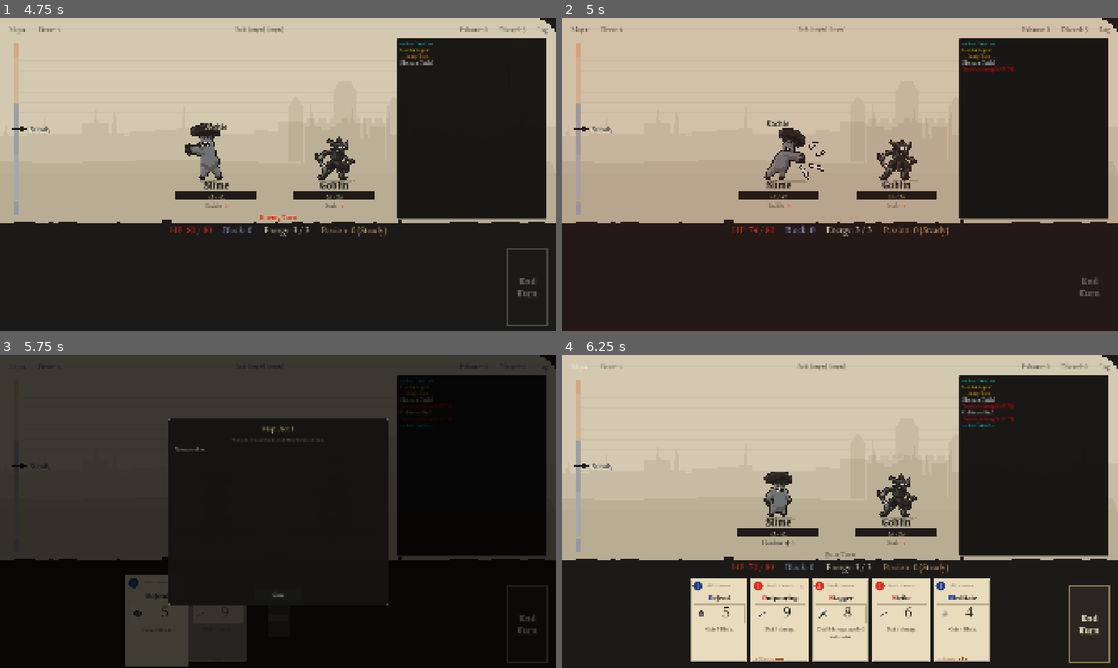
Above: before the commit, frames 1-4 (two rows, left to right).
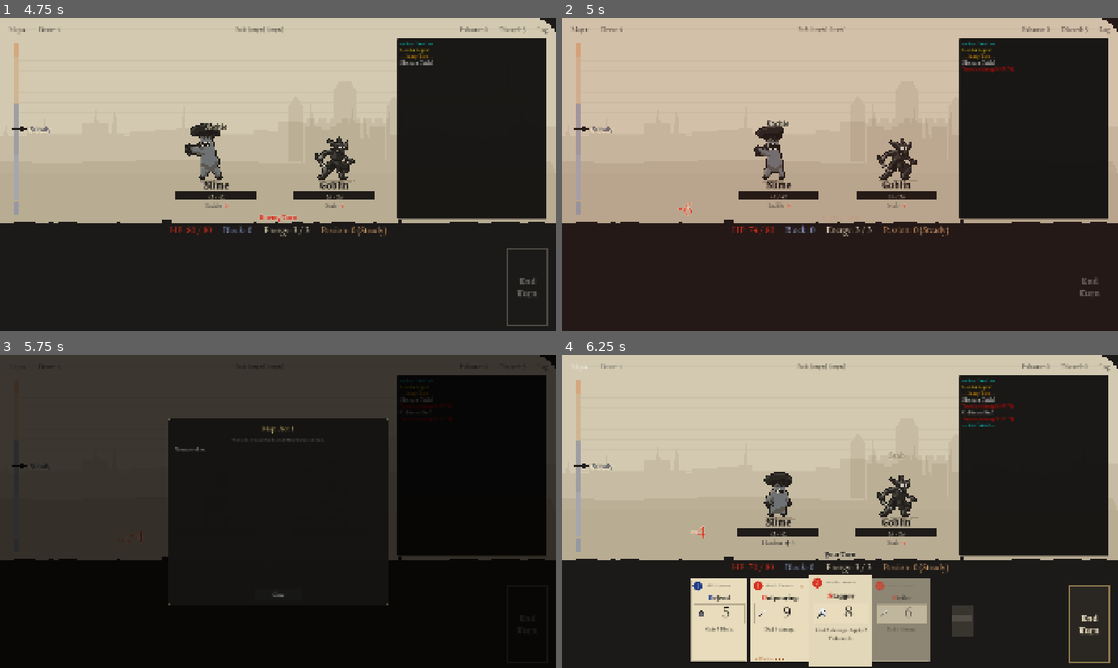
Above: after the commit, the same moments.

Repository: Maliik-B/Mythworn
Game: Godot game, scene res://scenes/combat/combat_scene.tscn
Two runs of this game, one before a commit and one after it. Both use one fixed random seed, a clock stepped at 60 frames per second and the inputs below. This scene is started directly instead of the project's main scene. Sound files missing from this copy of the repository are replaced by a short silence.
Inputs:
- Up to frame 1 (4.75 s): click "Map ▸" at 0.5 s; click "Draw: 4" at 1.25 s; click "Exhaust: 0" at 2 s; click "Discard: 0" at 2.75 s; click "Log" at 3.5 s; click "End Turn" at 4.25 s
- Up to frame 2 (5 s): no input
- Up to frame 3 (5.75 s): click "Map ▸" at 5 s
- Up to frame 4 (6.25 s): click "Draw: 4" at 5.75 s

Frame 1 is identical in both runs. In frame 2, 1.3% of the frame differs, in the area x 20-65%, y 34-63%; in frame 3, 4.9%; in frame 4, 7.2%, in the area x 23-77%, y 30-100%.

Commit message:
Give a landed hit weight, after it lands
Enemies went through damage too quickly to feel. A flinch was 3 or 4 frames at 12 or 13 fps, about 0.3 seconds with nothing around it, the number began to fade at 0.3 seconds, and a felled body shrank away in 0.5 while its strip was still playing. A hit now has a shape, and all of it comes after the effect, which still lands inside the click: the stage's bodies hold their frames for 80 to 120 ms by the size of the hit, the struck body blinks and is knocked back 2 to 5 sprite pixels, then comes back over 0.32 seconds as the flinch plays at 8 fps and holds its last frame a beat. In one timed Strike the body is back in idle at 633 ms, where it was at about 230. The number pops, stays solid for 0.7 seconds, and the hits of a multi-hit card come up one after another rather than in a pile. A felled body plays out its fall and only then fades, its words leaving at once because its bar no longer tells the truth.

None of it holds input. A second card clicked 33 ms after a hit lands in its own call, and the input races from the pacing commit still pass. The stop only holds animators, so it cannot move a turn, and all of this is in the scene, which the harnesses never load.

One value from the pacing cuts was the cause and is restored: the settle after an enemy's blow goes back from 0.25 to 0.45 seconds, and no other cut moves. End Turn to control goes from 847 to 1,045 ms with one enemy and from 1,346 to 1,746 with two. A blow on you also holds the stage and puts its number up off the player bar, where before only the HP readout changed. The blink is a shader uniform because modulate above 1 does nothing on a near-black sprite, and the boss break's blink now uses it as well.

Diff:
--- a/assets/ui/stage_body.gdshader
+++ b/assets/ui/stage_body.gdshader
@@ -6,6 +6,8 @@
 
 uniform float drain : hint_range(0.0, 1.0) = 0.0;
 uniform bool baked = false;
+// Toward white, for the blink of a landed hit. Modulate cannot do this on a near-black sprite.
+uniform float flash : hint_range(0.0, 1.0) = 0.0;
 
 const vec3 LAPIS_OUT = vec3(0.353, 0.384, 0.463);
 const float LAPIS_VALUE = 0.235;
@@ -22,4 +24,5 @@
 		float purple = clamp((min(c.r, c.b) - c.g) * 6.0, 0.0, 1.0);
 		COLOR.rgb = mix(c, vec3(value) * vec3(0.98, 1.0, 1.04), max(drain, purple));
 	}
+	COLOR.rgb = mix(COLOR.rgb, vec3(1.0), flash);
 }
--- a/scenes/combat/combat_scene.gd
+++ b/scenes/combat/combat_scene.gd
@@ -69,6 +69,25 @@
 const STAGE_LINE_HOLD := 1.7
 const BREAK_DRAIN_TIME := 1.6
 const COIN_STAGGER := 0.04
+# A landed hit's weight. All of it comes after the effect, which lands on the click, and none of it
+# holds input. Hit strips run at 8 fps in SPRITE_SETS so the flinch can be seen.
+const HIT_FULL_WEIGHT := 20.0  # the damage that counts as a full-weight hit; less scales down
+const HIT_STOP_LIGHT := 0.08  # every body on the stage holds still this long at impact...
+const HIT_STOP_HEAVY := 0.12  # ...and this long for a full-weight hit
+const HIT_SHOVE_LIGHT := 2  # sprite pixels the struck body is knocked back...
+const HIT_SHOVE_HEAVY := 5  # ...and for a full-weight hit
+const HIT_SHOVE_RETURN := 0.32
+const HIT_FLASH := 0.85
+const HIT_FLASH_FADE := 0.14
+const HIT_END_HOLD := 0.12  # the flinch's last frame stays a beat before the body goes back to idle
+const NUMBER_POP := 0.12
+const NUMBER_HOLD := 0.7  # a damage number stays solid this long, so it can be read
+const NUMBER_FADE := 0.3
+const NUMBER_RISE := 34.0
+const NUMBER_STAGGER := 0.09  # the hits of one multi-hit card come up one after another
+const NUMBER_STEP := Vector2(46.0, -34.0)
+const DEATH_HOLD := 0.55  # a felled body plays out its fall before it starts to go
+const DEATH_FADE := 0.4
 const KEEPER_TINT_TIME := 0.5
 const CARD_HELD_DARK := Color(1.3, 1.3, 1.0, 0.9)
 const CARD_HELD_PAGE := Color(1.05, 1.05, 1.0, 0.96)
@@ -98,55 +117,55 @@
 		"dir": "res://assets/sprites/enemies/monsters_main/Monsters_Creatures_Fantasy/Goblin/",
 		"baked": "res://assets/sprites/baked/goblin/",
 		"cell": 150,
-		"anims": {"idle": ["Idle.png", 4, 7], "attack": ["Attack.png", 8, 18], "hit": ["Take Hit.png", 4, 13], "death": ["Death.png", 4, 9]},
+		"anims": {"idle": ["Idle.png", 4, 7], "attack": ["Attack.png", 8, 18], "hit": ["Take Hit.png", 4, 8], "death": ["Death.png", 4, 9]},
 	},
 	"skeleton": {
 		"dir": "res://assets/sprites/enemies/monsters_main/Monsters_Creatures_Fantasy/Skeleton/",
 		"baked": "res://assets/sprites/baked/skeleton/", "lapis": true,
 		"cell": 150,
-		"anims": {"idle": ["Idle.png", 4, 7], "attack": ["Attack.png", 8, 18], "hit": ["Take Hit.png", 4, 13], "death": ["Death.png", 4, 9]},
+		"anims": {"idle": ["Idle.png", 4, 7], "attack": ["Attack.png", 8, 18], "hit": ["Take Hit.png", 4, 8], "death": ["Death.png", 4, 9]},
 	},
 	"flyingeye": {
 		"dir": "res://assets/sprites/enemies/monsters_main/Monsters_Creatures_Fantasy/Flying eye/",
 		"baked": "res://assets/sprites/baked/flyingeye/",
 		"cell": 150,
-		"anims": {"idle": ["Flight.png", 8, 10], "attack": ["Attack.png", 8, 18], "hit": ["Take Hit.png", 4, 13], "death": ["Death.png", 4, 9]},
+		"anims": {"idle": ["Flight.png", 8, 10], "attack": ["Attack.png", 8, 18], "hit": ["Take Hit.png", 4, 8], "death": ["Death.png", 4, 9]},
 	},
 	"mushroom": {
 		"dir": "res://assets/sprites/enemies/monsters_main/Monsters_Creatures_Fantasy/Mushroom/",
 		"baked": "res://assets/sprites/baked/mushroom/",
 		"cell": 150,
-		"anims": {"idle": ["Idle.png", 4, 7], "attack": ["Attack.png", 8, 18], "hit": ["Take Hit.png", 4, 13], "death": ["Death.png", 4, 9]},
+		"anims": {"idle": ["Idle.png", 4, 7], "attack": ["Attack.png", 8, 18], "hit": ["Take Hit.png", 4, 8], "death": ["Death.png", 4, 9]},
 	},
 	"worm": {
 		"dir": "res://assets/sprites/enemies/fire_worm/Fire Worm/Sprites/Worm/",
 		"baked": "res://assets/sprites/baked/worm/",
 		"cell": 90,
-		"anims": {"idle": ["Idle.png", 9, 10], "attack": ["Attack.png", 16, 24], "hit": ["Get Hit.png", 3, 12], "death": ["Death.png", 8, 10]},
+		"anims": {"idle": ["Idle.png", 9, 10], "attack": ["Attack.png", 16, 24], "hit": ["Get Hit.png", 3, 8], "death": ["Death.png", 8, 10]},
 	},
 	"wizard2": {
 		"dir": "res://assets/sprites/bosses/evil_wizard_2/EVil Wizard 2/Sprites/",
 		"baked": "res://assets/sprites/baked/wizard2/",
 		"cell": 250,
-		"anims": {"idle": ["Idle.png", 8, 9], "attack": ["Attack1.png", 8, 18], "hit": ["Take hit.png", 3, 12], "death": ["Death.png", 7, 10]},
+		"anims": {"idle": ["Idle.png", 8, 9], "attack": ["Attack1.png", 8, 18], "hit": ["Take hit.png", 3, 8], "death": ["Death.png", 7, 10]},
 	},
 	# Sir Caedmon's one slot, one line, as tools/bake_sheet.py prints it: a bought sheet replaces this
 	# line and nothing else. A "break" strip, given with --strip, plays as his bar breaks in place of
 	# "hit". A stand-in until then: the Man-at-Arms in living colour, whose lapis is what drains.
-	"caedmon": {"dir": "res://assets/sprites/baked/caedmon/", "baked": "res://assets/sprites/baked/caedmon/", "lapis": true, "fw": 184, "fh": 137, "anims": {"idle": ["Idle.png", 6, 8], "attack": ["Attack1.png", 4, 18], "hit": ["Hit.png", 3, 13], "death": ["Death.png", 9, 10]}},
+	"caedmon": {"dir": "res://assets/sprites/baked/caedmon/", "baked": "res://assets/sprites/baked/caedmon/", "lapis": true, "fw": 184, "fh": 137, "anims": {"idle": ["Idle.png", 6, 8], "attack": ["Attack1.png", 4, 18], "hit": ["Hit.png", 3, 8], "death": ["Death.png", 9, 10]}},
 	# The Man-at-Arms in living colour: the source the shader drains for the hollow one beside him.
 	"man_at_arms_whole": {
 		"dir": "res://assets/sprites/enemies/camelot/man_at_arms_whole/",
 		"baked": "res://assets/sprites/baked/man_at_arms_whole/", "lapis": true,
 		"fw": 184, "fh": 137,
-		"anims": {"idle": ["Idle.png", 6, 8], "attack": ["Attack1.png", 4, 18], "hit": ["Hit.png", 3, 13], "death": ["Death.png", 9, 10]},
+		"anims": {"idle": ["Idle.png", 6, 8], "attack": ["Attack1.png", 4, 18], "hit": ["Hit.png", 3, 8], "death": ["Death.png", 9, 10]},
 	},
 	# Real Camelot per-enemy art (LuizMelo, CC0), corruption-recolored. Non-square frames.
 	"medieval_warrior": {
 		"dir": "res://assets/sprites/enemies/camelot/man_at_arms/",
 		"baked": "res://assets/sprites/baked/medieval_warrior/",
 		"fw": 184, "fh": 137,
-		"anims": {"idle": ["Idle.png", 6, 8], "attack": ["Attack1.png", 4, 18], "hit": ["Hit.png", 3, 13], "death": ["Death.png", 9, 10]},
+		"anims": {"idle": ["Idle.png", 6, 8], "attack": ["Attack1.png", 4, 18], "hit": ["Hit.png", 3, 8], "death": ["Death.png", 9, 10]},
 	},
 }
 
@@ -200,6 +219,8 @@
 var _stage: CombatStage = null
 var _desk: ColorRect = null
 var _keeper_tween: Tween = null
+var _hit_stop_left := 0.0  # while above zero the stage's bodies hold their frames
+var _numbers_up: Dictionary = {}  # target panel, or null for the player -> damage numbers still rising
 var _keeper_side := 0  # the side of Steady the keeper's things are tinted to: 1 warm, -1 cold
 var _stage_line: Label = null
 var _passion_gauge: PassionGauge = null
@@ -222,6 +243,9 @@
 
 func _process(delta: float) -> void:
 	if _enemy_anims.is_empty():
+		return
+	if _hit_stop_left > 0.0:
+		_hit_stop_left -= delta
 		return
 	for enemy in _enemy_anims:
 		_anim_tick(_enemy_anims[enemy], delta)
@@ -358,6 +382,7 @@
 	anim["frames"] = int(info[1])
 	anim["fps"] = float(info[2])
 	anim["loop"] = (state == "idle")
+	anim["ending"] = false
 	anim["state"] = state
 	anim["frame"] = 0
 	anim["elapsed"] = 0.0
@@ -379,15 +404,22 @@
 	var frame_time := 1.0 / fps
 	while anim["elapsed"] >= frame_time:
 		anim["elapsed"] -= frame_time
+		if anim.get("ending", false):
+			_anim_set_state(anim, "idle")
+			return
 		anim["frame"] = int(anim["frame"]) + 1
 		if anim["frame"] >= int(anim["frames"]):
 			if anim["loop"]:
 				anim["frame"] = 0
 			else:
-				# One-shot done: hold its last frame a beat, then return to idle.
+				# One-shot done. A fall stays down; a flinch holds its last frame a beat, then idles.
 				anim["frame"] = int(anim["frames"]) - 1
 				_anim_apply_frame(anim)
-				_anim_set_state(anim, "idle")
+				if anim["state"] == "death":
+					anim["fps"] = 0.0
+					return
+				anim["ending"] = true
+				anim["elapsed"] = frame_time - (HIT_END_HOLD if anim["state"] == "hit" else 0.0)
 				return
 		_anim_apply_frame(anim)
 
@@ -2625,6 +2657,8 @@
 	var mag := clampf(float(amount) / 18.0, 0.4, 1.6)
 	_screen_shake(10.0 * mag, 0.25)
 	_flash_damage_overlay(mag)
+	_start_hit_stop(amount)
+	_spawn_damage_number("-%d" % amount, StageSkin.c("stat_hp"), null, amount)
 	_refresh_ui()
 
 
@@ -2642,11 +2676,59 @@
 		enemy.enemy_data.enemy_name, amount, new_hp])
 	RunManager.run_stats["damage_dealt"] = RunManager.run_stats.get("damage_dealt", 0) + amount
 	var panel = enemy_nodes.get(enemy)
-	_spawn_damage_number("-%d" % amount, StageSkin.c("number_hurt"), panel)
+	_spawn_damage_number("-%d" % amount, StageSkin.c("number_hurt"), panel, amount)
 	# Flinch on a real hit; a killing blow skips straight to the death throe below.
 	if amount > 0 and new_hp > 0:
 		_enemy_play(enemy, "hit")
+	if amount > 0:
+		_land_hit(enemy, amount)
 	_refresh_ui()
+
+
+## The weight of a hit that has landed: the stage's bodies hold still for a moment, the struck one
+## blinks and is knocked back, and comes back as its flinch plays. Bigger hits weigh more. This only
+## moves pictures, after the effect has already happened, and it stops no input.
+func _land_hit(enemy, amount: int) -> void:
+	var weight := clampf(float(amount) / HIT_FULL_WEIGHT, 0.0, 1.0)
+	var stop := _start_hit_stop(amount)
+	var anim = _enemy_anims.get(enemy)
+	var panel: Control = enemy_nodes.get(enemy)
+	if anim == null or panel == null or not is_instance_valid(anim["rect"]):
+		return
+	_flash_body(anim, stop)
+	var stand: Control = panel.get_meta("stand", panel)
+	if not stand.has_meta("home_x"):
+		stand.set_meta("home_x", stand.position.x)
+	var home: float = stand.get_meta("home_x")
+	var px: float = anim["rect"].size.x / float(anim["fw"])
+	var shove := roundf(lerpf(HIT_SHOVE_LIGHT, HIT_SHOVE_HEAVY, weight))
+	if anim.get("shove_tween") and anim["shove_tween"].is_valid():
+		anim["shove_tween"].kill()
+	stand.position.x = home - shove * px
+	var back := create_tween()
+	back.tween_interval(stop)
+	back.tween_method(func(left: float): stand.position.x = home - roundf(left) * px, shove, 0.0, HIT_SHOVE_RETURN) \
+		.set_ease(Tween.EASE_OUT).set_trans(Tween.TRANS_QUAD)
+	anim["shove_tween"] = back
+
+
+## Holds every body on the stage for a moment at impact. Returns how long, for what goes with it.
+func _start_hit_stop(amount: int) -> float:
+	var stop := lerpf(HIT_STOP_LIGHT, HIT_STOP_HEAVY, clampf(float(amount) / HIT_FULL_WEIGHT, 0.0, 1.0))
+	_hit_stop_left = maxf(_hit_stop_left, stop)
+	return stop
+
+
+## A blink toward white, held for `hold` and then let go.
+func _flash_body(anim: Dictionary, hold: float) -> void:
+	var mat: ShaderMaterial = anim["rect"].material
+	if anim.get("flash_tween") and anim["flash_tween"].is_valid():
+		anim["flash_tween"].kill()
+	mat.set_shader_parameter("flash", HIT_FLASH)
+	var t := create_tween()
+	t.tween_interval(hold)
+	t.tween_method(func(v: float): mat.set_shader_parameter("flash", v), HIT_FLASH, 0.0, HIT_FLASH_FADE)
+	anim["flash_tween"] = t
 
 
 ## An enemy mended itself (the Hollow Prelate's self-heal). Green log + float + bar
@@ -2739,9 +2821,7 @@
 	if anim == null or not is_instance_valid(anim["rect"]):
 		return
 	var body: TextureRect = anim["rect"]
-	var flash := create_tween()
-	flash.tween_property(body, "modulate", Color(1.7, 1.7, 1.7), 0.05)
-	flash.tween_property(body, "modulate", Color.WHITE, 0.3)
+	_flash_body(anim, HIT_STOP_HEAVY)
 	var mat: ShaderMaterial = body.material
 	var drain := create_tween()
 	drain.tween_method(func(v: float): mat.set_shader_parameter("drain", v), 0.0, 1.0, BREAK_DRAIN_TIME) \
@@ -2995,7 +3075,7 @@
 	tween.tween_property(_main_container, "position", base_pos, duration / steps)
 
 
-func _spawn_damage_number(text: String, color: Color, target_panel: Control) -> void:
+func _spawn_damage_number(text: String, color: Color, target_panel: Control, amount := 0) -> void:
 	var lbl = Label.new()
 	lbl.text = text
 	lbl.add_theme_font_override("font", load(StageSkin.NUMERAL_FONT_PATH))
@@ -3016,13 +3096,31 @@
 		# The player has no body on the stage: their numbers rise off the player bar.
 		lbl.position = Vector2(hp_label.global_position.x - 260.0, _player_bar.global_position.y - 64.0)
 
+	# The hits of a multi-hit card land in one call: each number comes up a step on from the last.
+	var key = target_panel
+	var up: int = _numbers_up.get(key, 0)
+	_numbers_up[key] = up + 1
+	lbl.position += NUMBER_STEP * (up % 4)
 	add_child(lbl)
-
+	lbl.pivot_offset = Vector2(100.0, 34.0)
+	lbl.modulate.a = 0.0
+
+	var delay := NUMBER_STAGGER * (up % 4)
+	var pop := 1.2 + 0.4 * clampf(float(amount) / HIT_FULL_WEIGHT, 0.0, 1.0)
+	var total := NUMBER_POP + NUMBER_HOLD + NUMBER_FADE
 	var tween = create_tween()
 	tween.set_parallel(true)
-	tween.tween_property(lbl, "position:y", lbl.position.y - 60, 0.8).set_ease(Tween.EASE_OUT)
-	tween.tween_property(lbl, "modulate:a", 0.0, 0.8).set_delay(0.3)
-	tween.chain().tween_callback(lbl.queue_free)
+	tween.tween_property(lbl, "modulate:a", 1.0, 0.01).set_delay(delay)
+	tween.tween_property(lbl, "scale", Vector2.ONE, NUMBER_POP).from(Vector2.ONE * pop).set_delay(delay) \
+		.set_ease(Tween.EASE_OUT).set_trans(Tween.TRANS_BACK)
+	tween.tween_property(lbl, "position:y", lbl.position.y - NUMBER_RISE, total).set_delay(delay).set_ease(Tween.EASE_OUT)
+	tween.tween_property(lbl, "modulate:a", 0.0, NUMBER_FADE).set_delay(delay + NUMBER_POP + NUMBER_HOLD)
+	tween.chain().tween_callback(_number_done.bind(lbl, key))
+
+
+func _number_done(lbl: Label, key) -> void:
+	lbl.queue_free()
+	_numbers_up[key] = maxi(0, _numbers_up.get(key, 1) - 1)
 
 
 func _on_combat_won() -> void:
@@ -3396,16 +3494,18 @@
 		t.tween_property(p, "position", target_pos, randf_range(0.4, 0.8)).set_ease(Tween.EASE_OUT)
 		t.tween_property(p, "modulate:a", 0.0, 0.6).set_delay(0.2)
 		t.chain().tween_callback(p.queue_free)
-	# Fade and sink the panel, then remove it. Detach it from enemy_nodes up front so any refresh in
-	# the same frame can't re-touch the corpse. An empty column of its width takes its place, so the
-	# bodies still standing don't slide across the stage.
-	panel.pivot_offset = Vector2(panel.size.x / 2.0, BODY_MAX_H)
+	# His words leave at once, since his bar no longer tells the truth. The body plays out its fall,
+	# then goes. Detach the panel from enemy_nodes up front so any refresh in the same frame can't
+	# re-touch the corpse. An empty column of its width takes its place, so the bodies still standing
+	# don't slide across the stage.
+	for child in panel.get_child(0).get_children():
+		if child.name != &"Place":
+			create_tween().tween_property(child, "modulate:a", 0.0, 0.15)
 	enemy_nodes.erase(enemy)
 	var t = create_tween()
-	t.set_parallel(true)
-	t.tween_property(panel, "modulate:a", 0.0, 0.5)
-	t.tween_property(panel, "scale", Vector2(0.3, 0.3), 0.5).set_ease(Tween.EASE_IN)
-	t.chain().tween_callback(_leave_empty_column.bind(panel))
+	t.tween_interval(DEATH_HOLD)
+	t.tween_property(panel, "modulate:a", 0.0, DEATH_FADE)
+	t.tween_callback(_leave_empty_column.bind(panel))
 
 
 func _leave_empty_column(panel: Control) -> void:
--- a/scripts/core/combat_engine.gd
+++ b/scripts/core/combat_engine.gd
@@ -570,7 +570,7 @@
 		execute_enemy_turn(enemy)                     # effect lands (damage flash/shake here)
 		resolve_chilled(enemy.stats)                  # Chilled ticks/freezes at the enemy's turn-end
 		tick_end_of_turn(enemy.stats)
-		await _pace(0.25)                             # let the hit read before the next enemy
+		await _pace(0.45)                             # let the hit be felt before the next enemy
 		if player_stats.is_dead():
 			break
 
